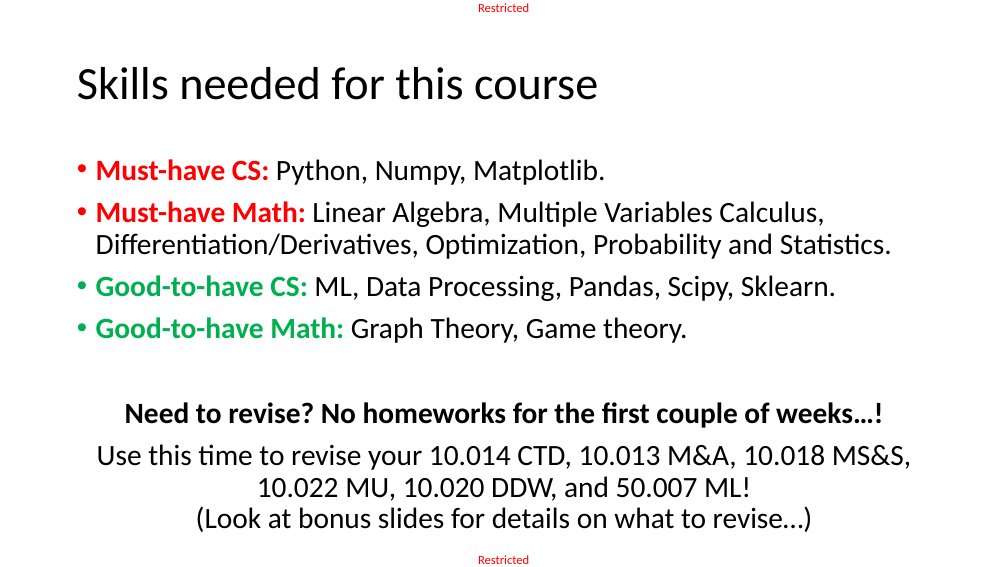
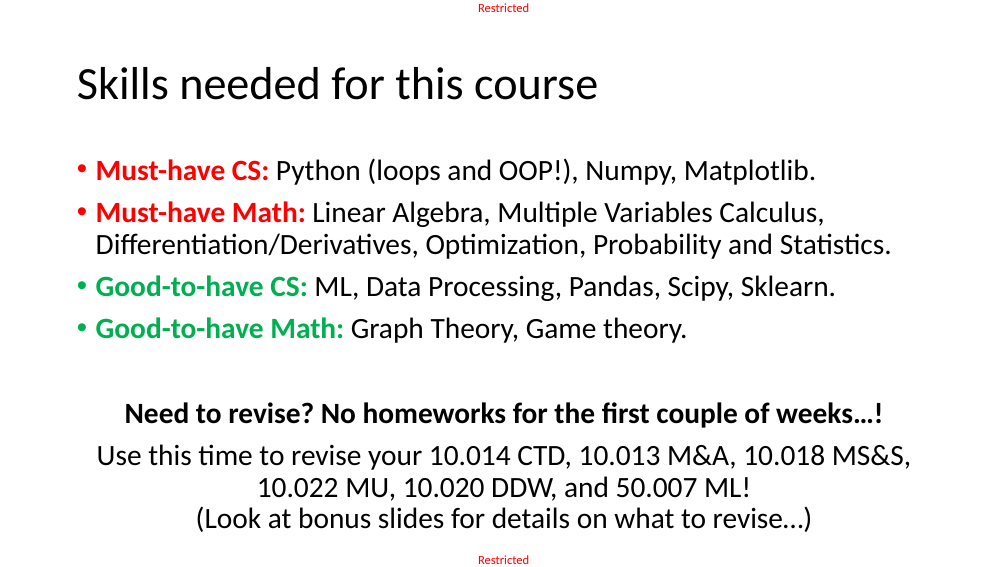
Before and after one commit to matthieudemari/SUTD_DL_50_039, a slide deck: slide 7 of W1/1. W1S1 final/W1S1.pptx. Drawn at 1008x567 pixels with LibreOffice and Linux fonts; fonts in the diff are those of the drawing. Boxes give left, top, right and bottom in pixels: in the first picture for what was removed or moved away, otherwise in the second. Text is boxed around its words. In the diff, an @@ line names an element or a change of style, - is before the commit and + after.

```diff
--- a/W1/1. W1S1 final/W1S1.pptx
+++ b/W1/1. W1S1 final/W1S1.pptx
@@ text at (96,158,816,185): text changed @@
-• Must-have CS: Python, Numpy, Matplotlib.
+• Must-have CS: Python (loops and OOP!), Numpy, Matplotlib.
```
Also in this commit, not shown: 8 other slides changed, 17 other files.
